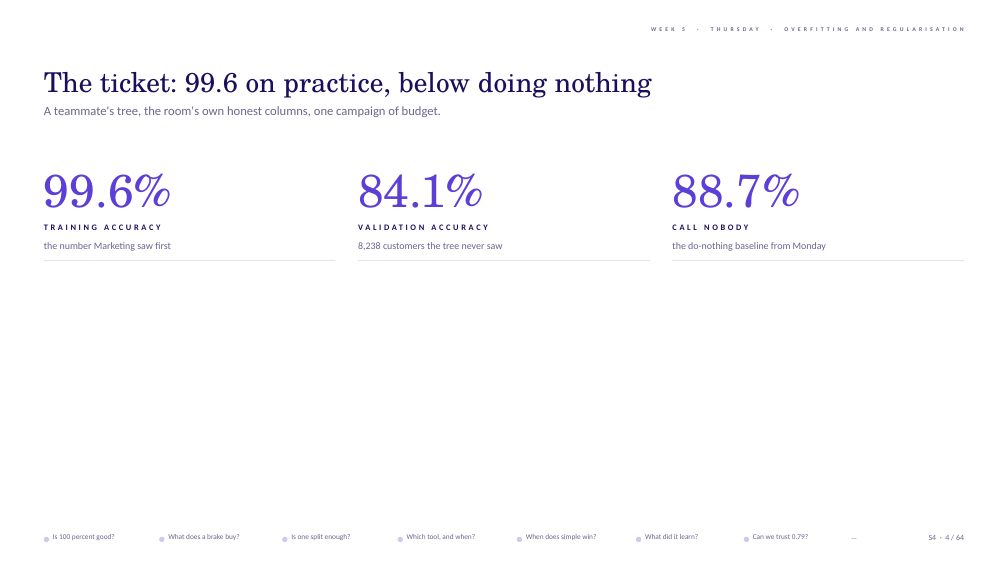
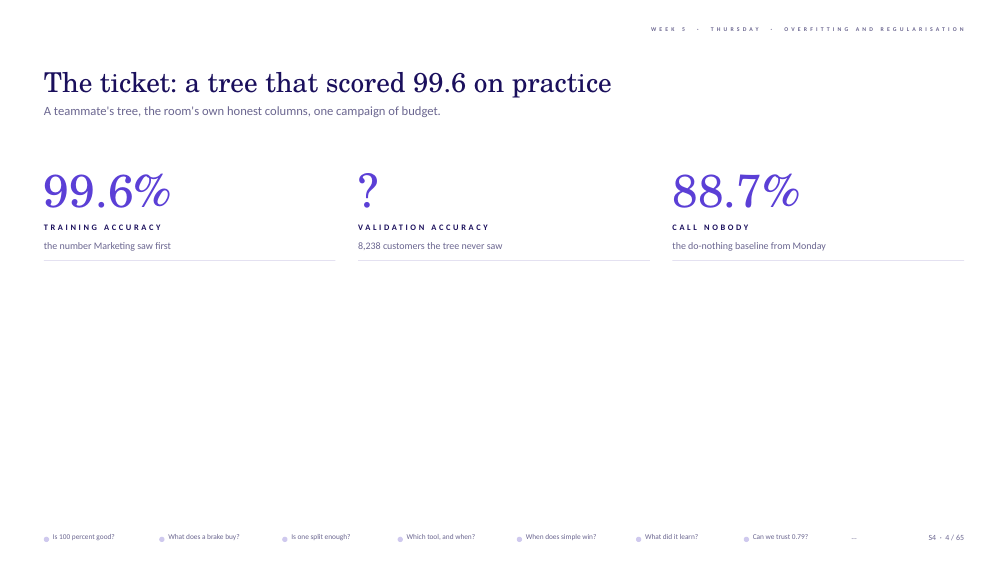
Before and after one commit to fde-academy-lab/c2-content-factory, a slide deck: slide 4 of content/W05/D4/1_in_class_training_content/slides/C2_W05_D04_slides_STUDENT.pptx. Drawn at 1008x567 pixels with LibreOffice and Linux fonts; fonts in the diff are those of the drawing; background and template pictures are left out. Boxes give left, top, right and bottom in pixels: in the first picture for what was removed or moved away, otherwise in the second. Text is boxed around its words. In the diff, an @@ line names an element or a change of style, - is before the commit and + after.

```diff
--- a/content/W05/D4/1_in_class_training_content/slides/C2_W05_D04_slides_STUDENT.pptx
+++ b/content/W05/D4/1_in_class_training_content/slides/C2_W05_D04_slides_STUDENT.pptx
@@ text at (x1=44, y1=72, x2=612, y2=98): text changed @@
-The ticket: 99.6 on practice, below doing nothing
+The ticket: a tree that scored 99.6 on practice
@@ text at (x1=358, y1=173, x2=484, y2=208): text changed @@
-84.1%
+?
```
Also in this commit, not shown: 63 other slides changed, 1 slide added, 16 other files.
